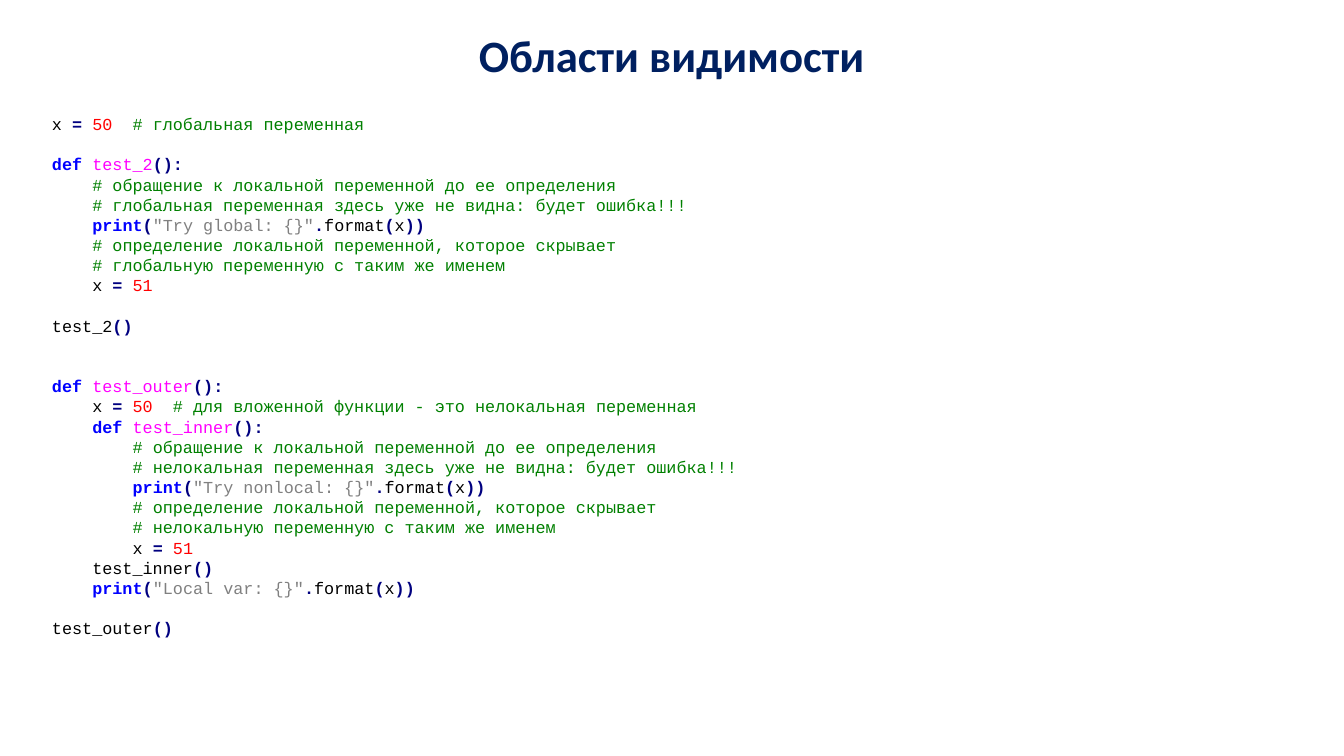
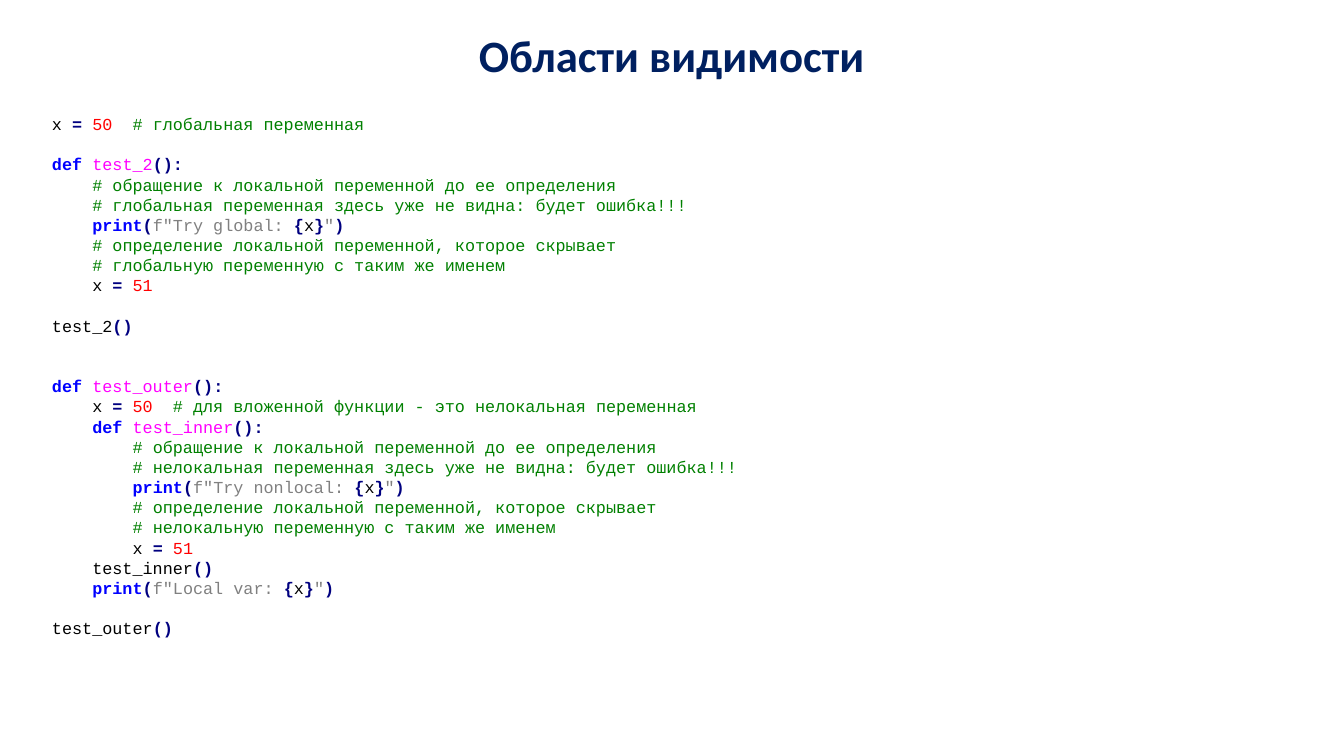
Before and after one commit to vamishnin/PythonCoursePro, a slide deck: slide 29 of Lectures/py_lec_4.pptx. Drawn at 1344x756 pixels with LibreOffice and Linux fonts; fonts in the diff are those of the drawing; background and template pictures are left out. Boxes give left, top, right and bottom in pixels: in the first picture for what was removed or moved away, otherwise in the second. Text is boxed around its words. In the diff, an @@ line names an element or a change of style, - is before the commit and + after.

```diff
--- a/Lectures/py_lec_4.pptx
+++ b/Lectures/py_lec_4.pptx
@@ text at (92, 219, 344, 235): text changed @@
-print("Try global: {}".format(x))
+print(f"Try global: {x}")
@@ text at (133, 481, 404, 497): text changed @@
-print("Try nonlocal: {}".format(x))
+print(f"Try nonlocal: {x}")
@@ text at (92, 582, 334, 598): text changed @@
-print("Local var: {}".format(x))
+print(f"Local var: {x}")
```
Also in this commit, not shown: 11 other slides changed, 7 other files.
